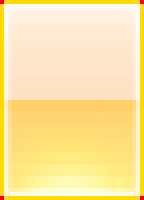
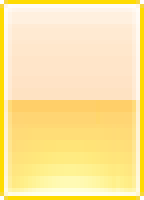
Layered file, before and after one edit (144x200). Changes by layer:
hid "Layer 2" over [0, 0, 144, 200]
